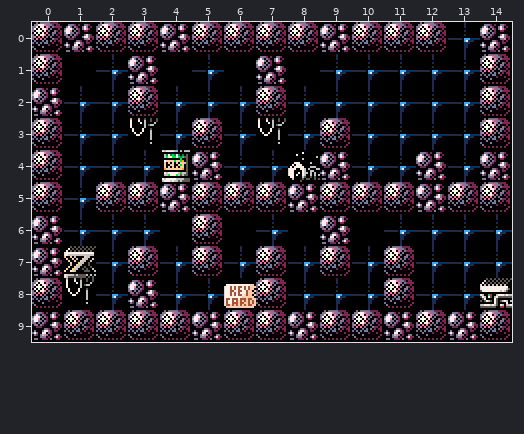
Two states of a Tiled map (JSON), src/maps/map10.json. Above: the version before the commit.
Cells are 16x16 px. Shown: x 0..14, y 0..9.
Once edited:
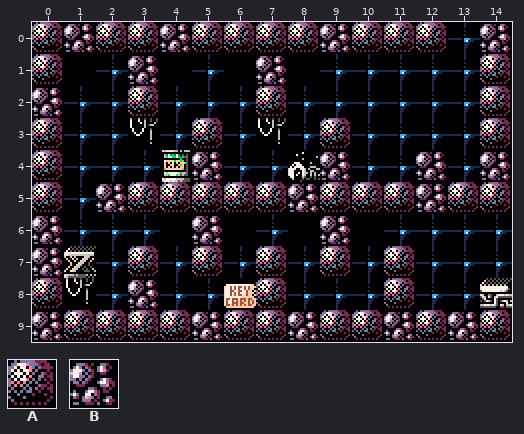
Key: from "tileset": A 13 "T16", B 14 "T17".
_ is an empty cell, . an unchanged one.
Difference:
--- layer "Capa de patrones 1"
@@ x 2..5 @@
- 5 A.B.
- 6 ...A
+ 5 B.A.
+ 6 ...B
